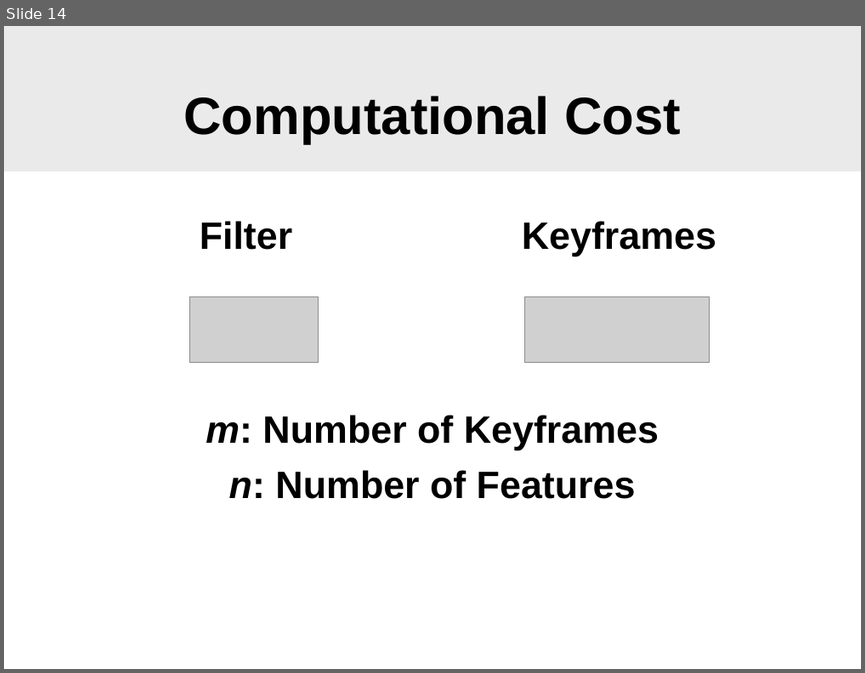
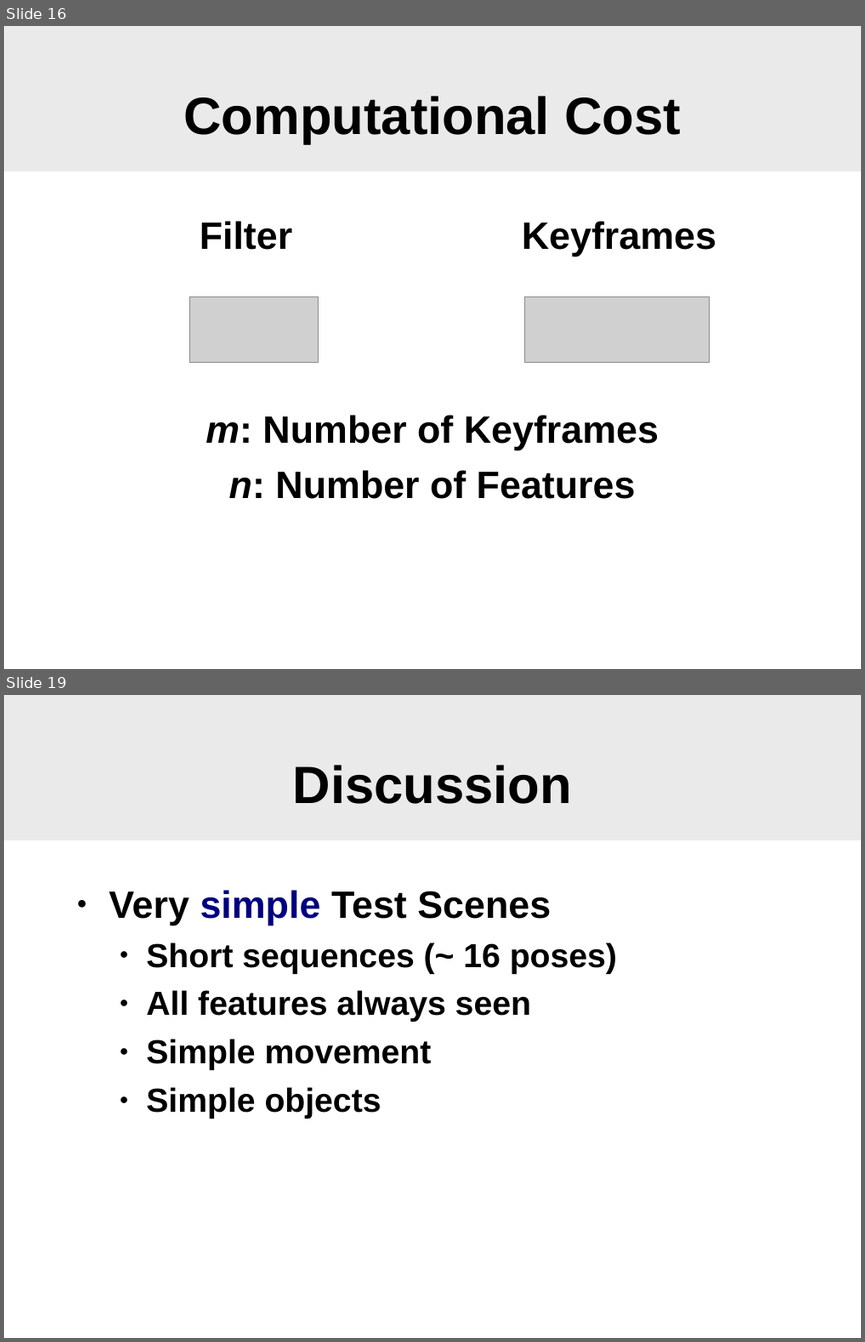
Before and after one commit to SgtPepper123/ICP_3dPhoto, a slide deck: slam/WhyFilter.odp. Shown one above the other, each under a label of ours: slide 14 before the commit, slides 16 and 19 after it; the slides between them are not shown. The pictures are 865x673 and 865x1342 pixels, drawn with LibreOffice and Linux fonts; fonts in the diff are those of the drawing; grey boxes stand for pictures; background and template pictures are left out. Boxes give left, top, right and bottom in pixels: in the first picture for what was removed or moved away, otherwise in the second. Text is boxed around its words. In the diff, an @@ line names an element or a change of style, - is before the commit and + after.

```diff
--- a/slam/WhyFilter.odp
+++ b/slam/WhyFilter.odp
@@ slide 19 added at (4, 695, 861, 1338), background #FFFFFF; not listed: 1 template element that a slide beside it also shows @@
@@ title added at (293, 765, 572, 804), 44 pt, text #000000, bold @@
+Discussion
@@ text added at (109, 890, 617, 1118), 28 pt, text #000000, bold @@
+● Very simple Test Scenes
+  ● Short sequences (~ 16 poses)
+  ● All features always seen
+  ● Simple movement
+  ● Simple objects
@@ what was slide 14 is now slide 16 @@
```
Also in this commit, not shown: 2 slides changed, 5 other slides added, 2 slides removed.
